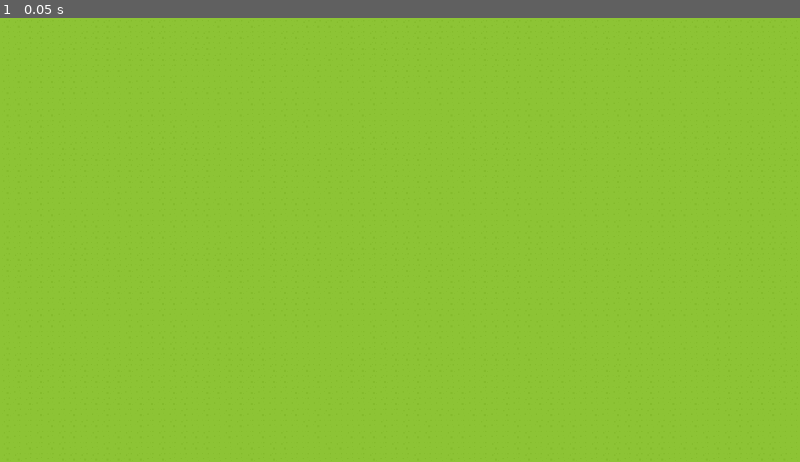
Above: before the commit, frame 1.
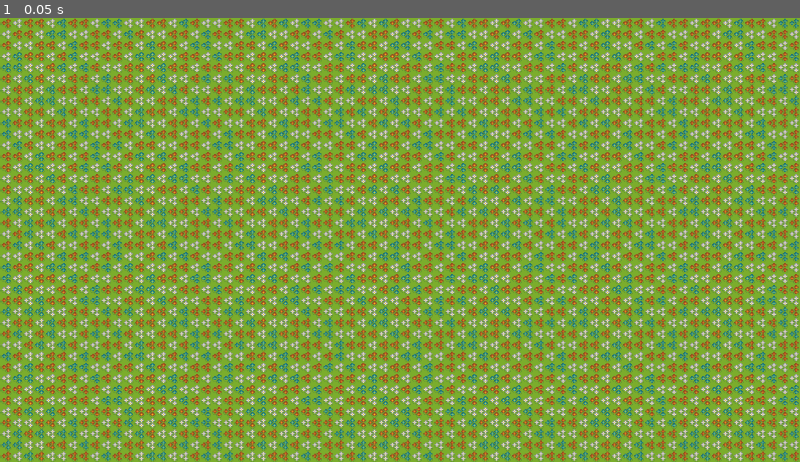
Above: after the commit, the same moment.

Repository: Zishan-Rahman/GD4LSystemRPG
Game: Godot game, scene res://tile_map.tscn
Two runs of this game, one before a commit and one after it. Both use one fixed random seed, a clock stepped at 60 frames per second and the inputs below.
Inputs:
- Up to frame 1 (0.05 s): no input

The runs differ from the first frame. In frame 1, 62% of the frame differs, in the area x 0-100%, y 0-100%.

Commit message:
Update tile_map.gd so that paint method for LSystem is called on main TileMap scene now

Diff:
--- a/tile_map.gd
+++ b/tile_map.gd
@@ -1,4 +1,6 @@
 extends TileMap
+
+@onready var l_system: LSystem = $LSystem
 
 var x_tile_range: int = ProjectSettings.get_setting("display/window/size/viewport_width") / tile_set.tile_size.x
 var y_tile_range: int = ProjectSettings.get_setting("display/window/size/viewport_height") / tile_set.tile_size.y
@@ -9,14 +11,13 @@
 func pick_grass_tile() -> Vector2i:
 	return [GRASS_1, GRASS_2].pick_random()
 
-# Called when the node enters the scene tree for the first time.
-func _ready() -> void:
-	randomize()
+func cover_map_with_grass() -> void:
 	for x in range(-50, x_tile_range + 50):
 		for y in range(-50, y_tile_range + 50):
 			set_cell(0, Vector2i(x, y), 0, pick_grass_tile())
 
-
-# Called every frame. 'delta' is the elapsed time since the previous frame.
-func _process(_delta) -> void:
-	pass
+# Called when the node enters the scene tree for the first time.
+func _ready() -> void:
+	randomize()
+	cover_map_with_grass()
+	l_system.paint()
